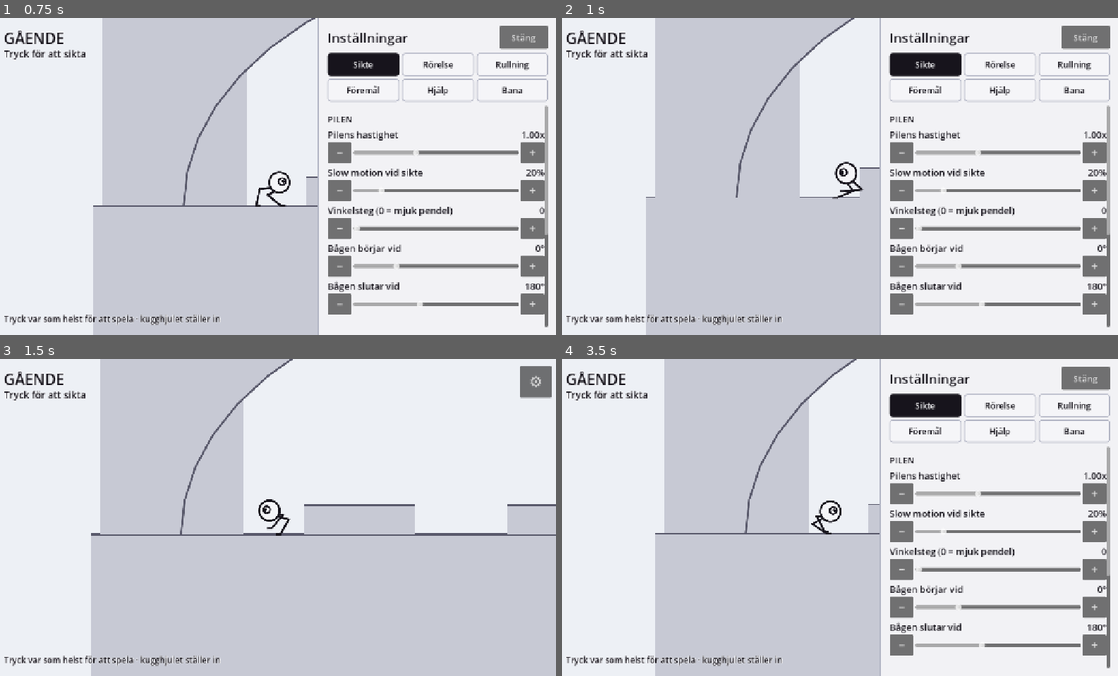
Above: before the commit, frames 1-4 (two rows, left to right).
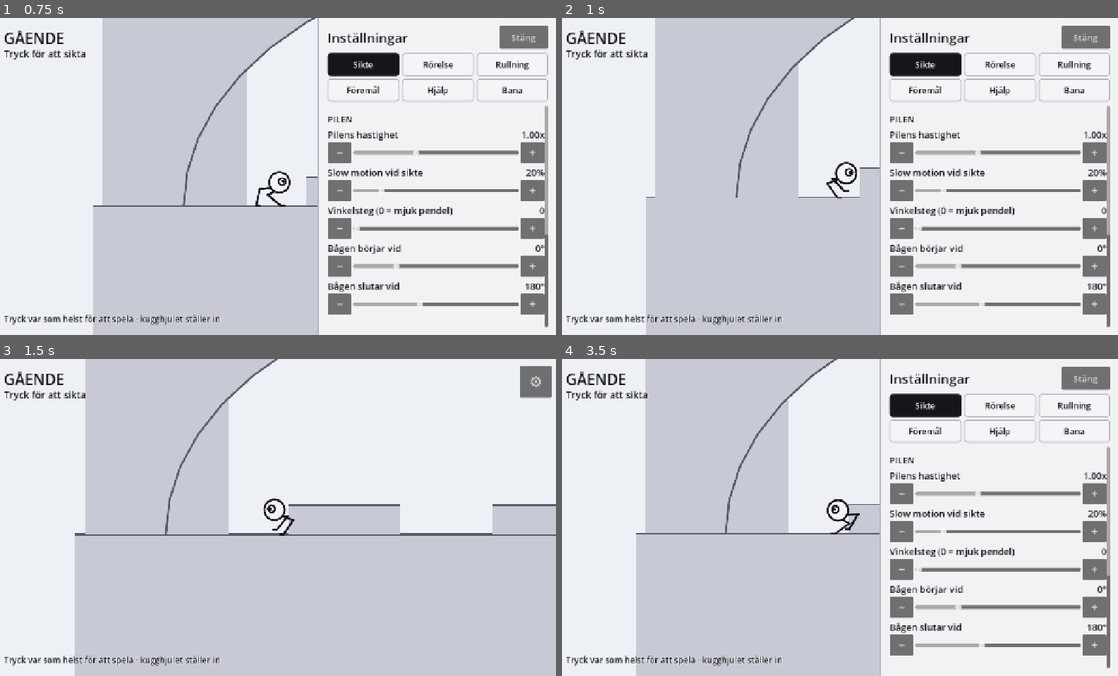
Above: after the commit, the same moments.

Repository: ojojboll-ui/Robo-ball
Game: Godot game, scene res://main/main.tscn
The game is run twice, just before and just after one commit, with the same random seed, the same clock (stepped at 60 frames per second) and the same inputs.
Inputs:
- Up to frame 1 (0.75 s): click "⚙" at 0.5 s
- Up to frame 2 (1 s): no input
- Up to frame 3 (1.5 s): click "Stäng" at 1.25 s
- Up to frame 4 (3.5 s): click "⚙" at 2 s; click "Sikte" at 2.75 s

Frame 1 is identical in both runs. In frame 2, 0.4% of the frame differs, in the area x 31-55%, y 0-58%; in frame 3, 5.7%; in frame 4, 6.4%, in the area x 13-56%, y 0-100%.

Commit message:
Han vänder inte på reflex, och klivet lyfter i stället för att kasta
Två fel ur samma speltest.

**Reflexen.** RB vände i samma bildruta som benen rörde vid vad som helst, och
det var en reflex och inte ett beslut: en skärva, en låda han kunde ha knuffat
och ett berg såg likadana ut för den regeln. Nu går han emot det en stund
(grund 0,35 s) och hinner kliva upp på det eller knuffa undan det; tålamodet
nollställs så fort han kommer framåt, så något som ger vika stoppar honom
aldrig. Mätt vid en riktig vägg: 0,02 s till vändningen förut, 0,35 s nu.

Att han kan knuffa en hel låda är i sig en rättelse. Knuffen räknades på farten
*efter* kollisionen, där motorns glidning redan skurit bort komponenten in i
lådan — en knuff rakt framifrån blev alltså nästan noll. Samma rotorsak som
landningen, väggarna och anfallsfönstret. Nu skjuter han en hel låda framför
sig i stället för att vända vid den, medan två på varandra fortfarande stoppar
honom.

**Utknuffningen.** Klivet flyttade honom hela vägen på en enda bildruta, och
36 px på en sextiondels sekund är 2200 px/s — sjutton gånger gångfarten, mätt i
Lekplatsens småstenar, som är 24 × 22 px och alltså precis i klivbar höjd. Ett
ben lyfter en kropp, det kastar den inte. Klivet tas nu i en takt som är ett
reglage (grund 250 px/s, ungefär ett vanligt steg i tid), uppåt först eftersom
en diagonal skrapar mot hindrets överkant, och mitt i ett kliv *är* klivet hans
rörelse. Största förflyttningen på en bildruta: 2200 px/s → 280 px/s.

Som boll fick klivet dessutom en egen, härledd gräns. Ett hjul tar en
trottoarkant som är lägre än dess radie, och bara om rörelseenergin räcker:
v² = v0² − 2·g·h, och det som blir över är farten han kommer upp i. Utan den
grenen studsade en rullande RB bakåt mot varje skärva — mätt bar en boll i
258 px/s ner för en 17 px hög bit rakt in i nästa och kom tillbaka i 111 px/s åt
andra hållet, fast farten räckte till 24 px klättring. Nu rullar han över och
betalar: 258 in, 138 ut.

Trösklarna står kvar: gående klarar 17, 20 och 26 px och vänder vid 28 och 40;
rullande klarar 17, 22 och 26 i 400 px/s. Skräpet efter en fiende och efter en
krossad låda tar han sig förbi, två lådor på varandra vänder honom.

Klättringens farled mättes om, alla nitton benen ett i taget: varje rad kom
tillbaka oförändrad.

Co-Authored-By: Claude Opus 5 <noreply@anthropic.com>
Claude-Session: https://claude.ai/code/session_01BFuXiawrAFSoffrH8t6SUi

Diff:
--- a/game/actor/robo_ball.gd
+++ b/game/actor/robo_ball.gd
@@ -84,6 +84,17 @@
 var _invulnerable := 0.0
 ## Tid sedan han senast var i luften. Se ATTACK_GRACE.
 var _since_air := 999.0
+## Vad som är kvar av ett kliv upp på något, i världskoordinater, uppdelat i
+## lyftet och steget framåt. Klivet tas över flera bildrutor — ett ben lyfter
+## honom, det kastar honom inte — och alltid uppåt först: en diagonal skulle
+## skrapa mot hindrets överkant, vilket är samma skäl som provförflyttningarna
+## görs i två steg.
+var _step_rise := Vector2.ZERO
+var _step_ahead := Vector2.ZERO
+## Farten han har när klivet är klart. Som boll kostar klivet rörelseenergi.
+var _step_exit_speed := 0.0
+## Hur länge han gått och tryckt mot något utan att komma framåt.
+var _blocked := 0.0
 var _laser_time := 0.0
 var _laser_to := Vector2.ZERO
 var _airborne_frames := 0
@@ -203,19 +214,32 @@
 	spin += ground_speed / RADIUS * delta
 	velocity = t * ground_speed - ground_normal * Settings.ground_stick
 	var before_move := velocity
+	var before_pos := global_position
+	# Mitt i ett kliv *är* klivet hans rörelse. Lägger man den vanliga gången
+	# ovanpå flyttas han både klivet och ett steg till på samma bildruta, och då
+	# är takten inte längre den man ställt in.
+	if _stepping():
+		_advance_step(delta)
+		_airborne_frames = 0
+		return
 	_move(delta)
-	_push_things(0.5)
+	_push_things(0.5, before_move)
 
 	# Bara en vägg han faktiskt kör in i. Kanten han rullar *ut ifrån* räknas
 	# också som vägg av motorn, och att vända på farten där tog allt han byggt
 	# upp — mätt gick 306 px/s till noll på en vanlig avsats.
 	if is_on_wall() and _driving_into_wall(before_move):
-		# Är det något litet han kan kliva upp på i stället? Då är det inget
-		# hinder, och att vända om vore att göra en skärva till en vägg.
-		if not _step_up():
+		if _begin_step():
+			_blocked = 0.0
+		elif state == State.ROLL:
+			# Bollen studsar. Det är ren fysik och ska ske i samma ögonblick.
 			_hit_wall()
-
-	if not is_on_floor():
+		else:
+			_lean_on_it(delta, before_pos)
+	else:
+		_blocked = 0.0
+
+	if not is_on_floor() and not _stepping():
 		# Några bildrutors nåd. Kryper han uppför en brant lutning tappar han
 		# annars marken en enstaka bildruta i taget och fladdrar mellan lägena.
 		_airborne_frames += 1
@@ -237,7 +261,8 @@
 	ground_normal = next_normal
 	if not is_zero_approx(ground_speed):
 		facing = 1 if ground_speed > 0.0 else -1
-	if Settings.ledge_guard and state == State.WALK and not _ground_ahead():
+	if Settings.ledge_guard and state == State.WALK and not _stepping() \
+			and not _ground_ahead():
 		_turn_around()
 	_update_stance()
 
@@ -281,7 +306,33 @@
 	var available := Settings.rb_gravity * maxf(after.dot(Vector2.UP), 0.0) + Settings.ground_stick
 	return needed > available
 
-## Klev han upp på det han just gick in i?
+## Han vänder inte för att något nuddar honom — han lutar sig emot det först.
+##
+## Förut vände han i samma bildruta som benen rörde vid vad som helst, och det
+## var en reflex och inte ett beslut: en skärva, en låda han kunde ha knuffat
+## eller en kant han nästan var förbi såg likadana ut som ett berg. Nu fortsätter
+## han gå emot det en stund. Tre saker kan hända under tiden, och alla tre är
+## bättre än att vända:
+##
+## * Det går att kliva upp på — då gör han det.
+## * Det går att knuffa — då rör han sig framåt, och tålamodet börjar om.
+## * Det står still och han kommer ingenstans — först då vänder han.
+##
+## Tålamodet är ett reglage, för hur länge han ska streta är en känslofråga och
+## ingen fysikfråga.
+func _lean_on_it(delta: float, before_pos: Vector2) -> void:
+	# Kom han framåt ändå? Då knuffar han något, och det är inte att vara
+	# blockerad. Tröskeln är en fjärdedel av den fart han försökte hålla.
+	var forward := tangent() * signf(ground_speed)
+	if (global_position - before_pos).dot(forward) > absf(ground_speed) * delta * 0.25:
+		_blocked = 0.0
+		return
+	_blocked += delta
+	if _blocked >= Settings.push_patience:
+		_blocked = 0.0
+		_hit_wall()
+
+## Kan han kliva upp på det han går emot? Då förbereds klivet här.
 ##
 ## Skräpet efter en krossad låda och bitarna efter en dödad fiende blir liggande
 ## på marken, och utan det här vände RB vid var och en av dem: motorn kallar allt
@@ -304,8 +355,10 @@
 ## finns ingen rörelseenergi att betala med — i gångfart räcker den ändå bara
 ## till 6 px av egen kraft (v²/2g), och det är hela skälet till att det här
 ## måste vara en förmåga hos benen och inte något han rullar över.
-func _step_up() -> bool:
-	if state != State.WALK or Settings.step_height <= 0.0:
+func _begin_step() -> bool:
+	if _stepping() or Settings.step_height <= 0.0:
+		return false
+	if state != State.WALK and state != State.ROLL:
 		return false
 	var up := ground_normal
 	var dir := signf(ground_speed) if not is_zero_approx(ground_speed) else float(facing)
@@ -348,11 +401,68 @@
 	var stride := forward * ((contact - global_position).dot(forward) + STEP_PAST)
 	if test_move(global_transform.translated(lift), stride):
 		return false
-	global_position += lift + stride
-	# Sätt ner foten med en gång. Blir han svävande en bildruta läser
-	# kantskyddet marken framför som en bildruta längre ner än den är.
-	move_and_collide(-up * (STEP_CLEAR + 1.0))
+
+	_step_exit_speed = ground_speed
+	if state == State.ROLL:
+		# Som boll finns inga ben att lyfta med, bara farten han har. Ett hjul
+		# tar en trottoarkant som är lägre än dess radie, och bara om
+		# rörelseenergin räcker: v² = v0² − 2·g·h. Det som blir över är farten
+		# han kommer upp i — klivet kostar alltså precis vad det väger.
+		#
+		# Utan den här grenen vände en rullande RB mot varje skärva i stället,
+		# och studsade bakåt: mätt bar en boll i 258 px/s ner för en 17 px hög
+		# bit rakt in i nästa och kom tillbaka i 111 px/s åt andra hållet, fast
+		# farten räckte till 24 px klättring.
+		if rise >= RADIUS:
+			return false
+		var left := ground_speed * ground_speed - 2.0 * Settings.rb_gravity * rise
+		if left <= 1.0:
+			return false
+		_step_exit_speed = signf(ground_speed) * sqrt(left)
+
+	_step_rise = lift
+	_step_ahead = stride
 	return true
+
+## Klivet, en bildruta i taget.
+##
+## Första versionen flyttade honom hela vägen på en enda bildruta, och det var
+## precis så det såg ut: 36 px på en sextiondels sekund är 2200 px/s, alltså
+## sjutton gånger gångfarten — mätt i Lekplatsens småstenar. Ett ben lyfter en
+## kropp, det kastar den inte. Takten är därför ett reglage, och grundvärdet är
+## satt så att ett kliv tar ungefär lika lång tid som ett vanligt steg.
+func _advance_step(delta: float) -> void:
+	var budget := maxf(Settings.step_pace, 1.0) * delta
+	if _step_rise != Vector2.ZERO:
+		var rise := _step_rise.limit_length(budget)
+		if test_move(global_transform, rise):
+			_cancel_step()
+			return
+		global_position += rise
+		_step_rise -= rise
+		budget -= rise.length()
+		if _step_rise.length() < 0.5:
+			_step_rise = Vector2.ZERO
+	if budget <= 0.01 or _step_ahead == Vector2.ZERO:
+		return
+	var ahead := _step_ahead.limit_length(budget)
+	if test_move(global_transform, ahead):
+		_cancel_step()
+		return
+	global_position += ahead
+	_step_ahead -= ahead
+	if _step_ahead.length() < 0.5:
+		_step_ahead = Vector2.ZERO
+		ground_speed = _step_exit_speed
+
+func _stepping() -> bool:
+	return _step_rise != Vector2.ZERO or _step_ahead != Vector2.ZERO
+
+## Något kom i vägen mitt i klivet — lådan rullade undan, eller han knuffades.
+## Avbryt hellre än att tvinga igenom resten.
+func _cancel_step() -> void:
+	_step_rise = Vector2.ZERO
+	_step_ahead = Vector2.ZERO
 
 ## Studsmatta i stället för mark. Farten som läses är den från bildrutan före
 ## kollisionen, av samma skäl som landningen läser den: motorn har redan skurit
@@ -938,6 +1048,10 @@
 	# utan en omstart skulle de kliva från där de stod innan han rullade.
 	if state == State.ROLL and next != State.ROLL:
 		_legs.reset(self, _smooth_normal)
+	# Ett kliv hör marken till. Lämnar han den mitt i ett är det avbrutet.
+	if next != State.WALK and next != State.ROLL:
+		_cancel_step()
+	_blocked = 0.0
 	state = next
 	# Världen saktas också ner medan han hänger. En stång kan snurra fort — det
 	# är fysik och ska få vara det — men då blir släppet en reflexövning, och
@@ -1058,6 +1172,8 @@
 	facing = 1
 	_air_jumps_used = 0
 	_left_ground_rolling = false
+	_cancel_step()
+	_blocked = 0.0
 	if _swing != null:
 		_swing.release()
 		_swing = null
@@ -1108,21 +1224,30 @@
 	return _ledge_ray.is_colliding() \
 		and _ledge_ray.get_collision_normal().dot(ground_normal) > 0.8
 
-func _push_things(strength: float) -> void:
+## Knuffen räknas på farten **före** kollisionen.
+##
+## Motorns glidning har redan skurit bort komponenten in i lådan när vi kommer
+## hit, så den fart som står i `velocity` pekar aldrig in i det han kör på — och
+## en knuff räknad därifrån blir nästan noll rakt framifrån. Det var därför han
+## hellre vände än sköt undan en låda han gick rakt in i. Samma rotorsak som
+## landningen, väggarna och anfallsfönstret: ett beslut om en krock får aldrig
+## läsas ur ett tillstånd som rörelsen i samma bildruta redan hunnit ändra.
+func _push_things(strength: float, incoming := Vector2.INF) -> void:
+	var drive := incoming if incoming != Vector2.INF else velocity
 	for i in get_slide_collision_count():
 		var c := get_slide_collision(i)
 		var body := c.get_collider()
 		if not (body is RigidBody2D):
 			continue
 		if body.has_method("take_impact"):
-			body.take_impact(velocity.length())
+			body.take_impact(drive.length())
 		# Knuffa aldrig något som ligger under oss. Gör man det trycks lådan ner
 		# i marken, marken trycker tillbaka, och fysikmotorn löser överlappet
 		# genom att kasta ut RB uppåt — bildruta efter bildruta. Att stå på
 		# något är inte att knuffa det.
 		if c.get_normal().y < -0.5:
 			continue
-		var impulse := velocity * Settings.push_force * strength
+		var impulse := drive * Settings.push_force * strength
 		body.apply_impulse(impulse, c.get_position() - body.global_position)
 
 ## Simulerar hoppbanan mot den riktiga kollisionsvärlden. Eftersom lufttiden är
--- a/game/core/settings.gd
+++ b/game/core/settings.gd
@@ -79,6 +79,15 @@
 ## medan en hel låda är 40 — gränsen ligger med flit mellan dem, så att småskräp
 ## går att kliva över medan en låda fortfarande är ett hinder. 0 = av.
 var step_height := 26.0
+## px/s, hur fort kroppen lyfts under ett kliv. Grundvärdet gör ett kliv ungefär
+## lika långt i tid som ett vanligt steg (0,15 s). Ett kliv som tas på en enda
+## bildruta blir 2200 px/s och ser ut som en utknuffning, inte som ett ben.
+var step_pace := 250.0
+## Sekunder han går och trycker mot något innan han vänder. Utan den vände han i
+## samma bildruta som benen rörde vid vad som helst, och det var en reflex och
+## inte ett beslut: en skärva, en låda han kunde ha knuffat och ett berg såg
+## likadana ut. 0 = vänder direkt, som förut.
+var push_patience := 0.35
 var tuck_speed := 6.5          ## hur snabbt benen viks in, högre = snabbare
 ## Ser han att marken han är på väg mot är för brant för benen drar han in dem
 ## redan i luften och landar som boll. Annars landar han på fötterna först och
@@ -181,6 +190,8 @@
 		"leg_stiffness": leg_stiffness,
 		"leg_travel": leg_travel,
 		"step_height": step_height,
+		"step_pace": step_pace,
+		"push_patience": push_patience,
 		"leg_damping": leg_damping,
 		"tuck_speed": tuck_speed,
 		"tuck_before_landing": tuck_before_landing,
@@ -246,6 +257,8 @@
 	leg_stiffness = float(data.get("leg_stiffness", leg_stiffness))
 	leg_travel = float(data.get("leg_travel", leg_travel))
 	step_height = float(data.get("step_height", step_height))
+	step_pace = float(data.get("step_pace", step_pace))
+	push_patience = float(data.get("push_patience", push_patience))
 	leg_damping = float(data.get("leg_damping", leg_damping))
 	tuck_speed = float(data.get("tuck_speed", tuck_speed))
 	tuck_before_landing = bool(data.get("tuck_before_landing", tuck_before_landing))
--- a/game/ui/tuning_panel.gd
+++ b/game/ui/tuning_panel.gd
@@ -240,6 +240,10 @@
 		func(v: float) -> void: Settings.leg_travel = v, "%.0f px")
 	_slider("Kliver över hinder upp till", 0.0, 44.0, 1.0, Settings.step_height,
 		func(v: float) -> void: Settings.step_height = v, "%.0f px")
+	_slider("Klivets takt", 80.0, 900.0, 10.0, Settings.step_pace,
+		func(v: float) -> void: Settings.step_pace = v, "%.0f px/s")
+	_slider("Tålamod innan han vänder", 0.0, 1.5, 0.05, Settings.push_patience,
+		func(v: float) -> void: Settings.push_patience = v, "%.2f s")
 
 func _tab_roll() -> void:
 	_section("När benen åker in")
Not shown, changed: README.md
Not shown, changed: docs/DECISIONS.md
Not shown, changed: docs/DESIGN.md
Not shown, changed: docs/METRICS.md
